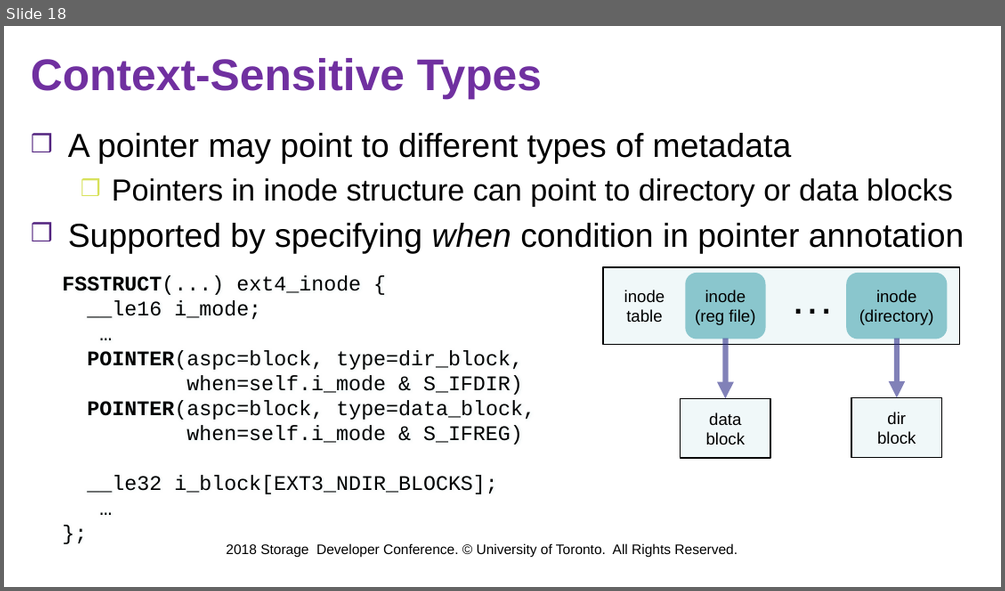
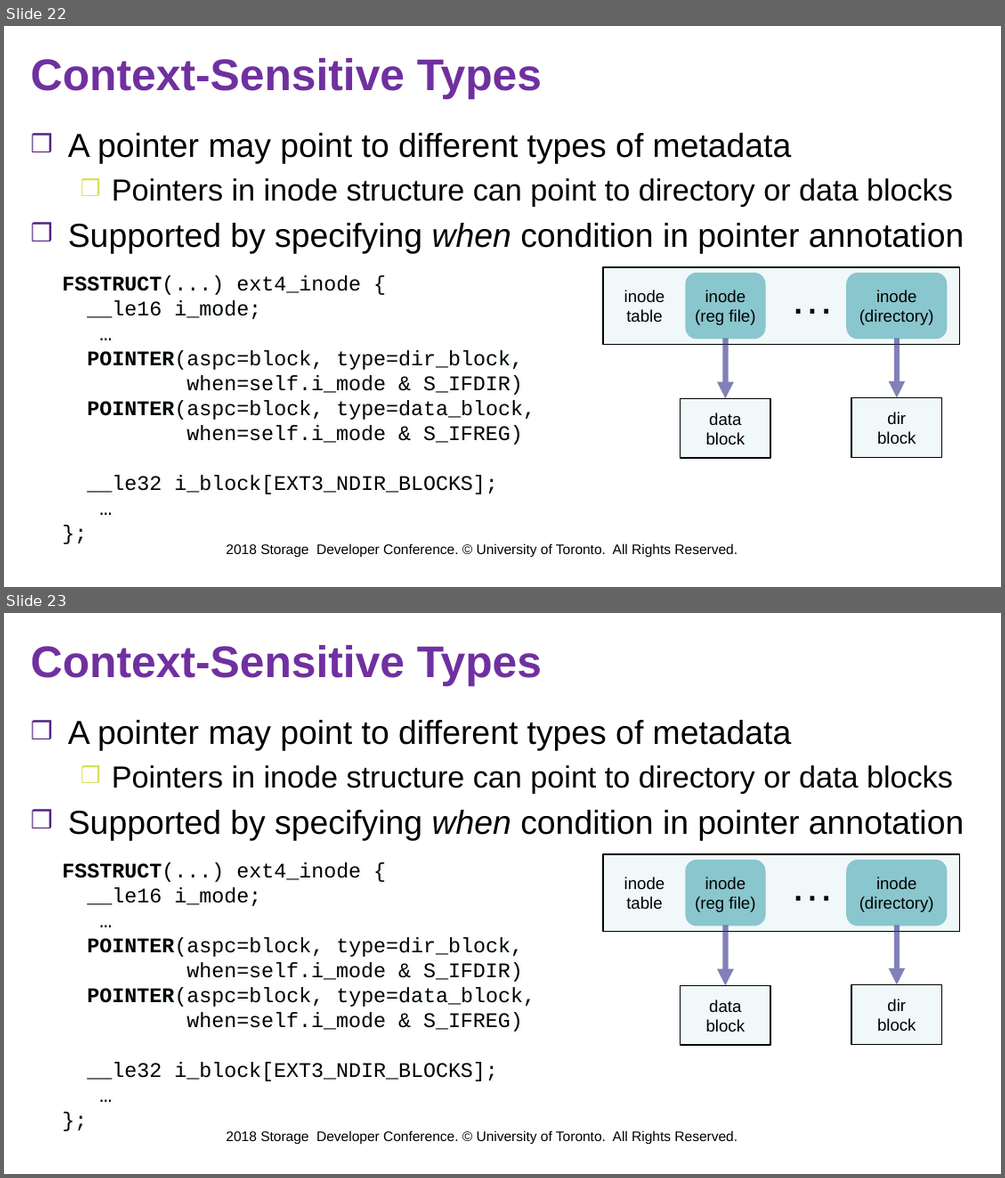
Before and after one commit to jacksun007/spiffy-paper, a slide deck: talk/sdc18_spiffy.pptx. Shown one above the other, each under a label of ours: slide 18 before the commit, slides 22 and 23 after it. The pictures are 1005x591 and 1005x1178 pixels, drawn with LibreOffice and Linux fonts; fonts in the diff are those of the drawing; background and template pictures are left out. Boxes give left, top, right and bottom in pixels: in the first picture for what was removed or moved away, otherwise in the second. Text is boxed around its words. In the diff, an @@ line names an element or a change of style, - is before the commit and + after.

```diff
--- a/talk/sdc18_spiffy.pptx
+++ b/talk/sdc18_spiffy.pptx
@@ slide 23 added at (4,613,1001,1174), background #FFFFFF; not listed: 2 template elements that a slide beside it also shows @@
@@ title added at (31,645,542,686), 32 pt, text #7030A0, bold @@
+Context-Sensitive Types
@@ text added at (68,720,963,840), 24 pt, text #000000 @@
+❒ A pointer may point to different types of metadata
+  ❒ Pointers in inode structure can point to directory or data blocks
+❒ Supported by specifying when condition in pointer annotation
@@ text added at (62,862,535,1081), 15 pt, text #000000 @@
+FSSTRUCT(...) ext4_inode {
+__le16 i_mode;
+…
+POINTER(aspc=block, type=dir_block,
+when=self.i_mode & S_IFDIR)
+POINTER(aspc=block, type=data_block,
+when=self.i_mode & S_IFREG)
+__le32 i_block[EXT3_NDIR_BLOCKS];
+…
+};
@@ group added at (603,852,960,1046): 3 rectangles, 2 texts, 2 rounded rectangles, 2 arrows @@
+inode table
+inode
+(reg file)
+inode
+(directory)
+…
+dir
+block
+data
+block
@@ what was slide 18 is now slide 22 @@
```
Also in this commit, not shown: 6 slides changed, 8 other slides added.
